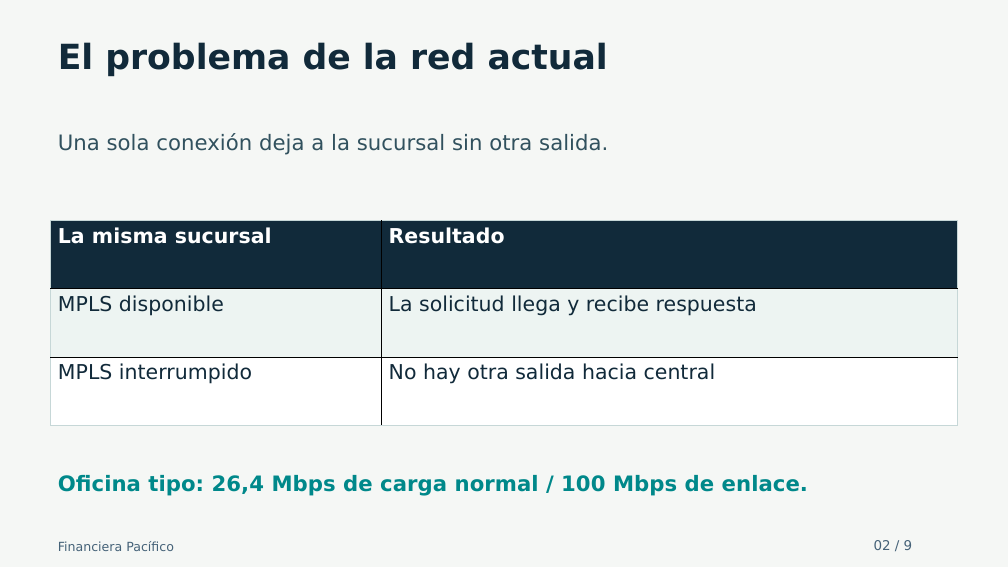
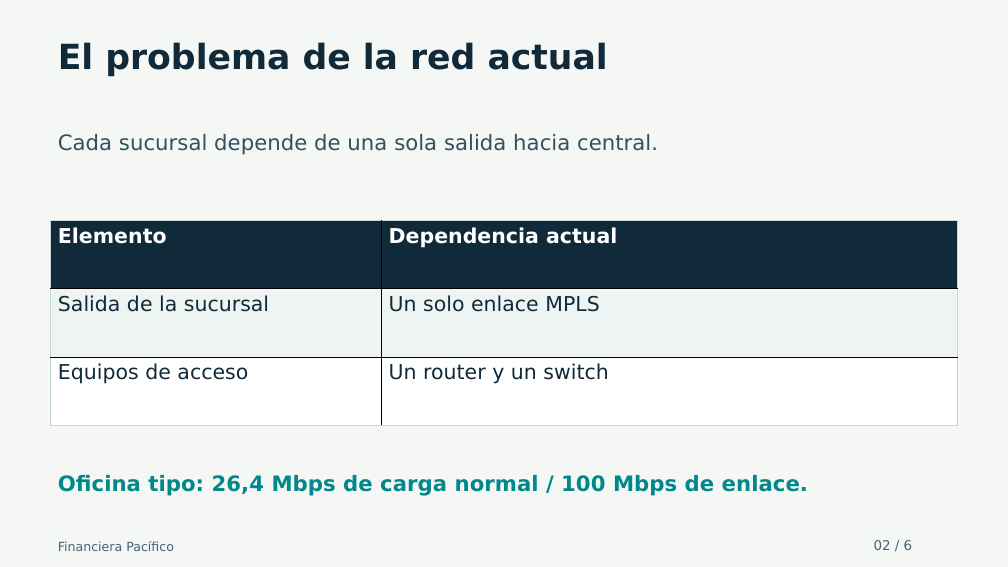
Before and after one commit to hu-herrera/financiera-pacifico-entrega-docente, a slide deck: slide 2 of Presentacion/Avance_Financiera_Pacifico_30_oct_2026.pptx. Drawn at 1008x567 pixels with LibreOffice and Linux fonts; fonts in the diff are those of the drawing. Boxes give left, top, right and bottom in pixels: in the first picture for what was removed or moved away, otherwise in the second. Text is boxed around its words. In the diff, an @@ line names an element or a change of style, - is before the commit and + after.

```diff
--- a/Presentacion/Avance_Financiera_Pacifico_30_oct_2026.pptx
+++ b/Presentacion/Avance_Financiera_Pacifico_30_oct_2026.pptx
@@ text at [58, 134, 658, 155]: text changed @@
-Una sola conexión deja a la sucursal sin otra salida.
+Cada sucursal depende de una sola salida hacia central.
@@ table at [51, 221, 958, 426] @@
-row 1, column 1: La misma sucursal
+row 1, column 1: Elemento
-row 1, column 2: Resultado
+row 1, column 2: Dependencia actual
-row 2, column 1: MPLS disponible
+row 2, column 1: Salida de la sucursal
-row 2, column 2: La solicitud llega y recibe respuesta
+row 2, column 2: Un solo enlace MPLS
-row 3, column 1: MPLS interrumpido
+row 3, column 1: Equipos de acceso
-row 3, column 2: No hay otra salida hacia central
+row 3, column 2: Un router y un switch
@@ text at [874, 540, 913, 550]: text changed @@
-02 / 9
+02 / 6
```
Also in this commit, not shown: 5 other slides changed, 3 slides removed, 27 other files.
